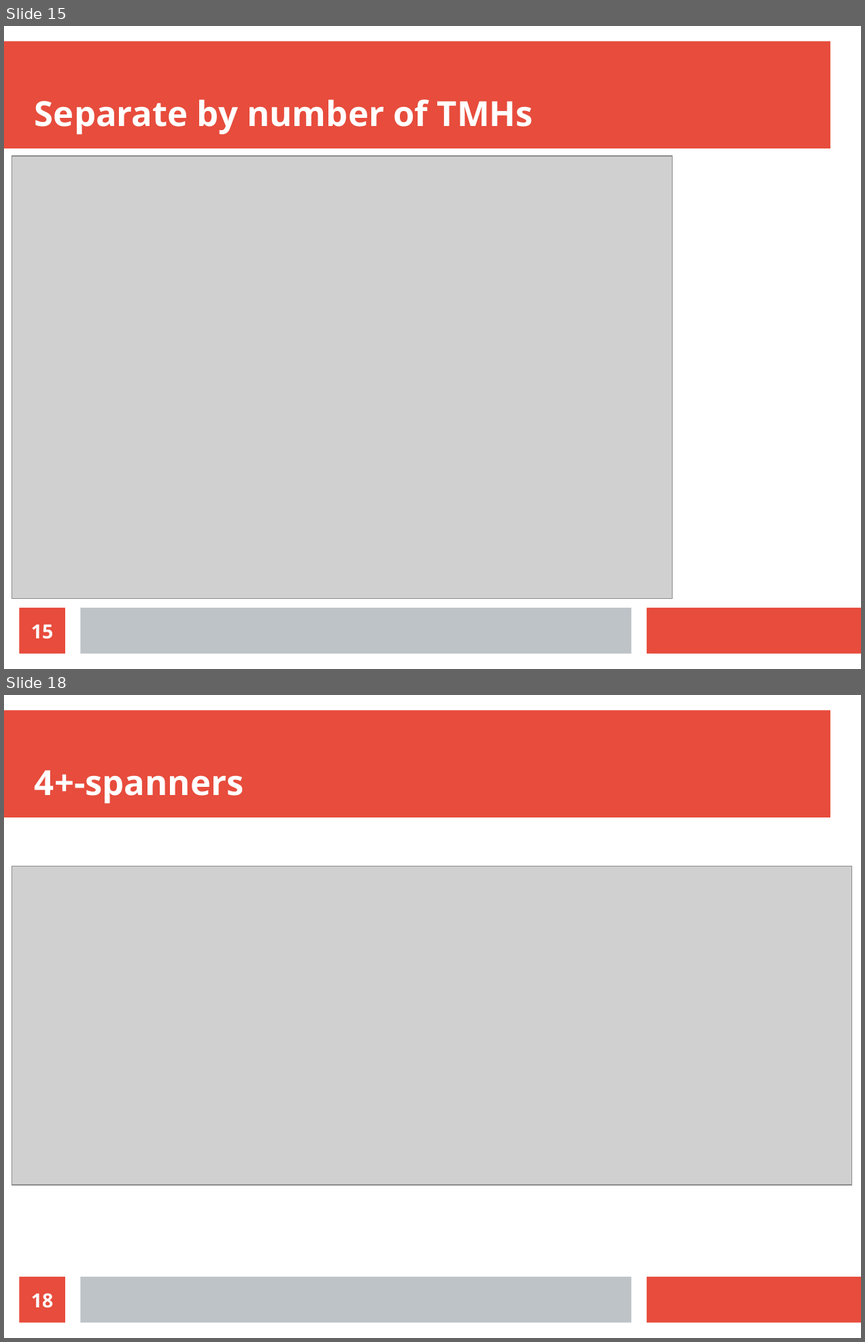
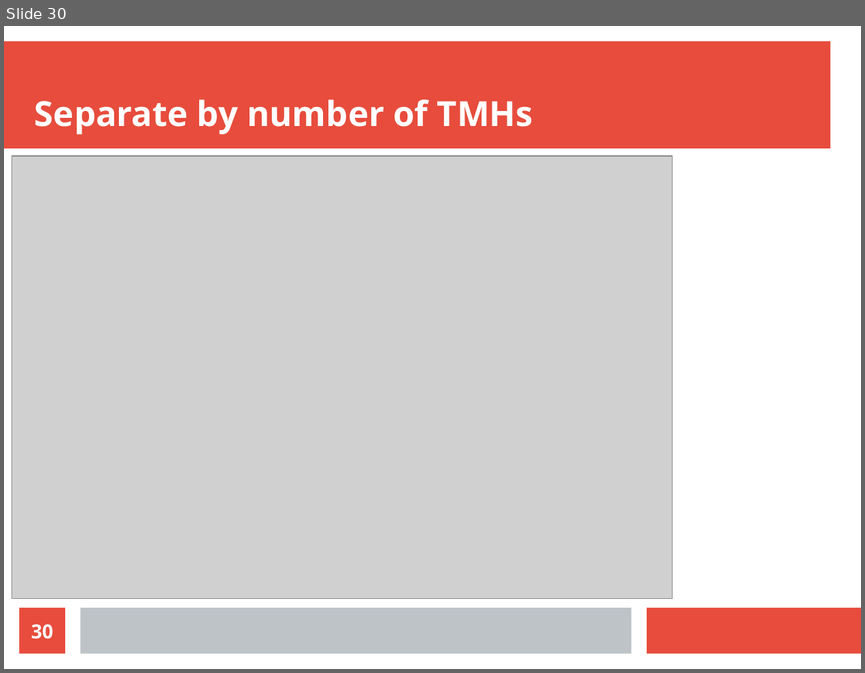
Before and after one commit to richelbilderbeek/molimm_presentation_20210111, a slide deck: molimm_presentation_20210111.odp. Shown one above the other, each under a label of ours: slides 15 and 18 before the commit, slide 30 after it; the slides between them are not shown. The pictures are 865x1342 and 865x673 pixels, drawn with LibreOffice and Linux fonts; fonts in the diff are those of the drawing; grey boxes stand for pictures. Boxes give left, top, right and bottom in pixels: in the first picture for what was removed or moved away, otherwise in the second. Text is boxed around its words. In the diff, an @@ line names an element or a change of style, - is before the commit and + after.

```diff
--- a/molimm_presentation_20210111.odp
+++ b/molimm_presentation_20210111.odp
@@ slide 18 removed at (4, 695, 861, 1338), background #FFFFFF; not listed: 3 template elements that a slide beside it also shows @@
@@ title removed at (35, 770, 244, 803) @@
-4+-spanners
@@ picture removed at (11, 866, 852, 1185) @@
@@ page number removed at (20, 1276, 65, 1323) @@
-18
@@ what was slide 15 is now slide 30 @@
@@ page number at (31, 624, 54, 639): text changed @@
-15
+30
```
Also in this commit, not shown: 3 slides changed, 21 slides added, 3 other slides removed, 12 other files.
